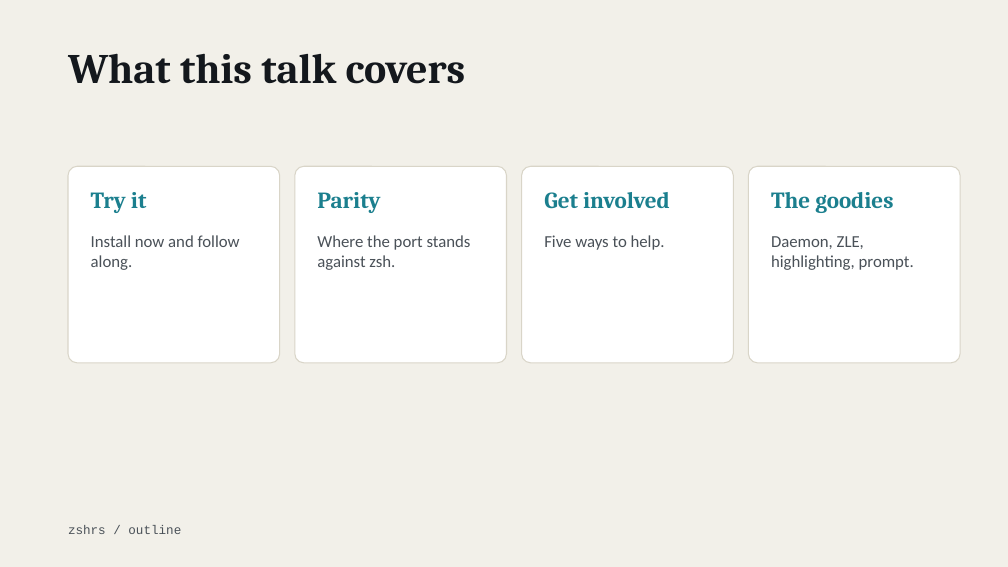
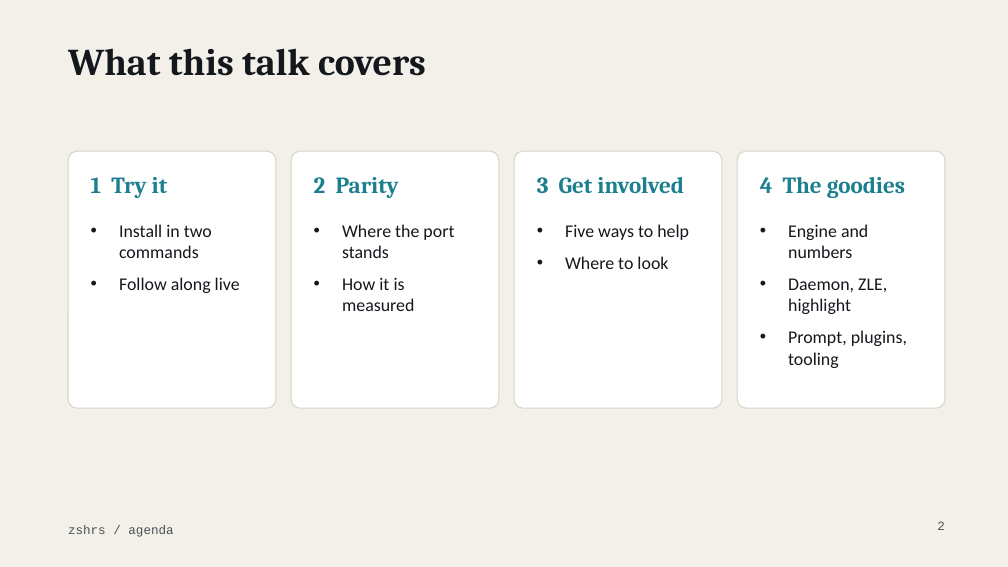
Before and after one commit to MenkeTechnologies/zshrs, a slide deck: slide 2 of docs/talk.pptx. Drawn at 1008x567 pixels with LibreOffice and Linux fonts; fonts in the diff are those of the drawing. Boxes give left, top, right and bottom in pixels: in the first picture for what was removed or moved away, otherwise in the second. Text is boxed around its words. In the diff, an @@ line names an element or a change of style, - is before the commit and + after.

```diff
--- a/docs/talk.pptx
+++ b/docs/talk.pptx
@@ title "What this talk covers" at (x1=68, y1=48, x2=426, y2=76): size 40 to 36 pt @@
@@ rounded rectangle resized from (x1=68, y1=166, x2=280, y2=363) to (x1=68, y1=151, x2=276, y2=408) @@
@@ text at (x1=91, y1=177, x2=168, y2=198): text changed @@
-Try it
+1 Try it
@@ rounded rectangle resized from (x1=295, y1=166, x2=507, y2=363) to (x1=291, y1=151, x2=499, y2=408) @@
@@ text at (x1=314, y1=177, x2=399, y2=198): text changed @@
-Parity
+2 Parity
@@ rounded rectangle resized from (x1=522, y1=166, x2=734, y2=363) to (x1=514, y1=151, x2=722, y2=408) @@
@@ text at (x1=537, y1=177, x2=684, y2=194): text changed @@
-Get involved
+3 Get involved
@@ proportions changed in 4 elements at (x1=68, y1=151, x2=276, y2=408), (x1=291, y1=151, x2=499, y2=408), (x1=514, y1=151, x2=722, y2=408), (x1=737, y1=151, x2=945, y2=408) @@
@@ rounded rectangle resized from (x1=749, y1=166, x2=960, y2=363) to (x1=737, y1=151, x2=945, y2=408) @@
@@ text at (x1=760, y1=177, x2=905, y2=198): text changed @@
-The goodies
+4 The goodies
@@ text at (x1=119, y1=224, x2=240, y2=293): text changed; size 16 to 17 pt; text colour #4A5158 to #14181D @@
-Install now and follow along.
+• Install in two commands
+• Follow along live
@@ text at (x1=342, y1=224, x2=454, y2=311): text changed; size 16 to 17 pt; text colour #4A5158 to #14181D @@
-Where the port stands against zsh.
+• Where the port stands
+• How it is measured
@@ text at (x1=565, y1=224, x2=689, y2=269): text changed; size 16 to 17 pt; text colour #4A5158 to #14181D @@
-Five ways to help.
+• Five ways to help
+• Where to look
@@ text at (x1=788, y1=224, x2=907, y2=368): text changed; size 16 to 17 pt; text colour #4A5158 to #14181D @@
-Daemon, ZLE, highlighting, prompt.
+• Engine and numbers
+• Daemon, ZLE, highlight
+• Prompt, plugins, tooling
@@ text at (x1=68, y1=525, x2=173, y2=537): text changed @@
-zshrs / outline
+zshrs / agenda
@@ page number added at (x1=937, y1=521, x2=945, y2=530), 12 pt, text #4A5158 @@
+2
```
Also in this commit, not shown: 11 other slides changed, 21 slides added, 5 slides removed.
